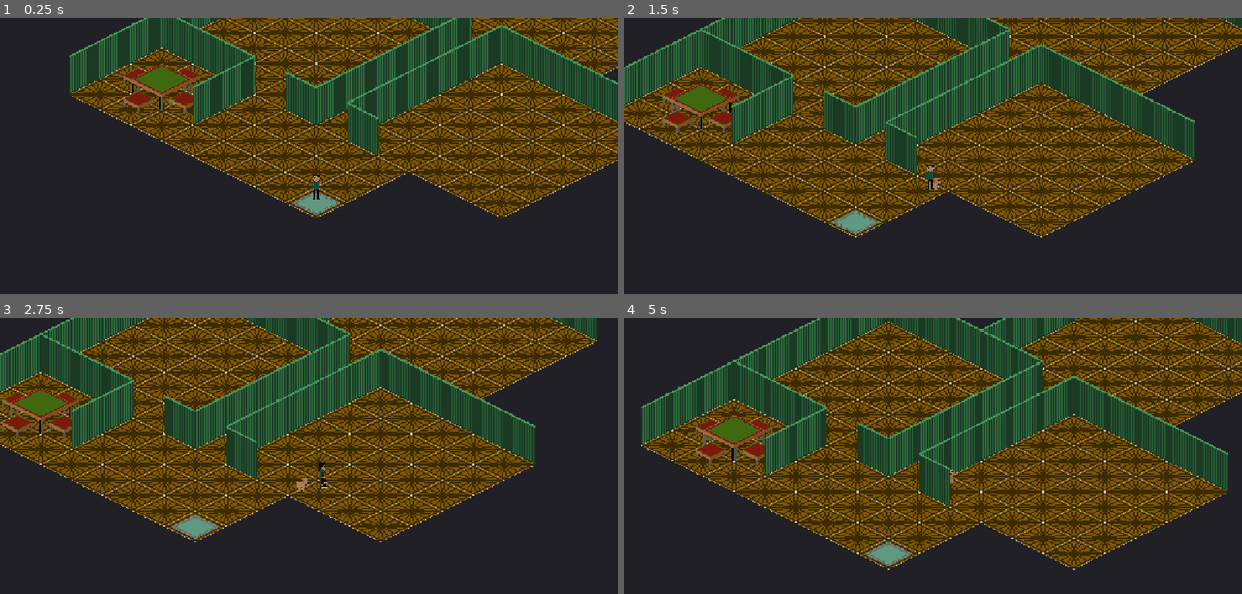
Above: before the commit, frames 1-4 (two rows, left to right).
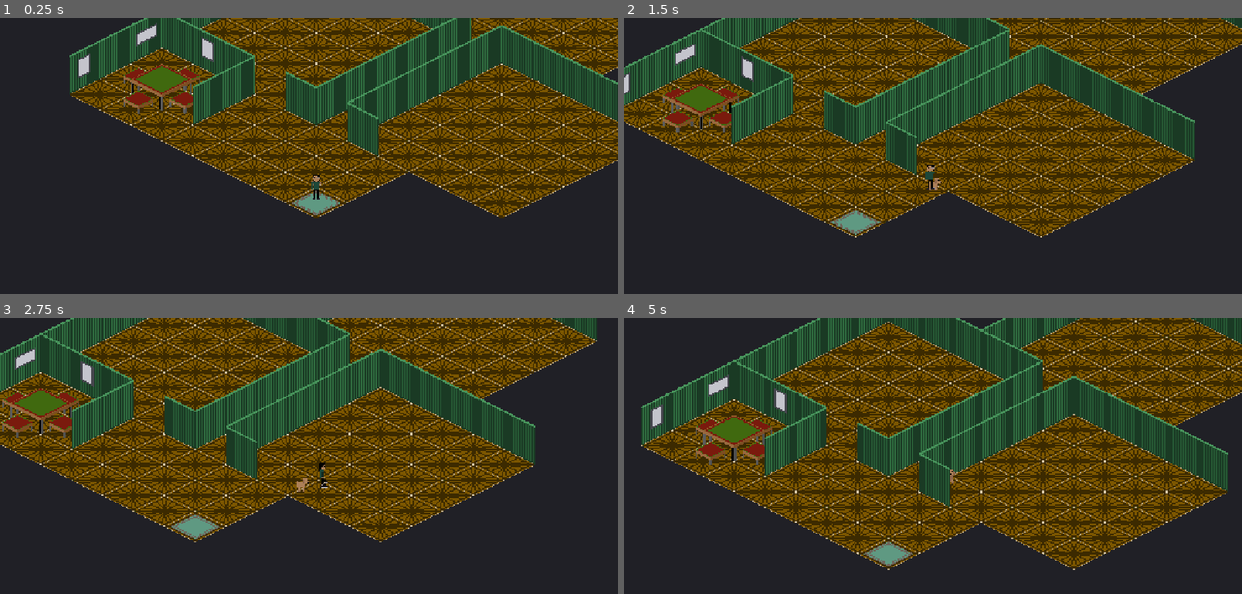
Above: after the commit, the same moments.

Repository: deets-137/DeetsLife
Game: Godot game, scene res://scenes/main.tscn
The game is run twice, just before and just after one commit, with the same random seed, the same clock (stepped at 60 frames per second) and the same inputs.
Inputs:
- Up to frame 1 (0.25 s): no input
- Up to frame 2 (1.5 s): hold D (move_right) 0.53-1.28 s; hold S (move_down) from 1.28 s (still down)
- Up to frame 3 (2.75 s): release S (move_down) at 2.03 s; hold D (move_right) from 2.03 s (still down)
- Up to frame 4 (5 s): release D (move_right) at 2.78 s; hold W (move_up) 2.78-3.53 s; hold A (move_left) from 3.53 s (still down)

The runs differ from the first frame. In frame 1, 0.4% of the frame differs, in the area x 12-35%, y 1-22%; in frame 2, 0.4%; in frame 3, 0.3%; in frame 4, 0.5%, in the area x 4-27%, y 20-41%.

Commit message:
Seal mahjong cluster colliders; wall-hung art system with 3 frames in room C
Prop colliders now match footprints (table 0.5, stools 0.25) — smaller
colliders left corner pockets between adjacent stools and slots along the
table edge that the player's feet box could wedge into, standing visually
inside the furniture. Verified headless: 16-angle push probe (deepest reach
now outside the stool ring) plus a full-speed lap of the table through every
lane of the 3x3 room.

New WALL_ART table in room.gd hangs per-wall-tile 64x112 overlay PNGs through
the existing wall-strip pipeline (+0.25px sort bias: over the wall, behind
anyone in the room). Room C gets three sheared graybox frames awaiting
Aditya's art: portrait + landscape on the NW wall, portrait mid-NE wall.
Contract documented in PIXEL_ART_GUIDE § Per-room assets.

Co-Authored-By: Claude Fable 5 <noreply@anthropic.com>

Diff:
--- a/game/scripts/room.gd
+++ b/game/scripts/room.gd
@@ -32,15 +32,27 @@
 ## Props: sprite from assets/props/<tex>.png, bottom-center anchored at the south
 ## corner of a square footprint centered on "at" (fractional tile coords are fine —
 ## the stools sit tucked toward the table, a quarter tile off their tile's center).
-## "half" = footprint half-extent in tiles; "collider_half" = the solid diamond
-## (smaller than the sprite, so walk lanes past a prop stay comfortable).
-## The stools' colliders will toggle off when sitting gets built.
+## "half" = footprint half-extent in tiles; "collider_half" = the solid diamond.
+## Colliders match footprints so the stool edges seal against the table edge —
+## smaller colliders leave corner pockets the player can wedge into, standing
+## visually inside the furniture. The stools' colliders will toggle off when
+## sitting gets built.
 const PROPS := [
-	{ "tex": "mahjong_table", "at": Vector2(-2.0, 1.0), "half": 0.5, "collider_half": 0.45 },
-	{ "tex": "mahjong_chair", "at": Vector2(-2.0, 0.25), "half": 0.25, "collider_half": 0.175 },  # NE seat
-	{ "tex": "mahjong_chair", "at": Vector2(-2.0, 1.75), "half": 0.25, "collider_half": 0.175 },  # SW seat
-	{ "tex": "mahjong_chair", "at": Vector2(-2.75, 1.0), "half": 0.25, "collider_half": 0.175 },  # NW seat
-	{ "tex": "mahjong_chair", "at": Vector2(-1.25, 1.0), "half": 0.25, "collider_half": 0.175 },  # SE seat
+	{ "tex": "mahjong_table", "at": Vector2(-2.0, 1.0), "half": 0.5, "collider_half": 0.5 },
+	{ "tex": "mahjong_chair", "at": Vector2(-2.0, 0.25), "half": 0.25, "collider_half": 0.25 },  # NE seat
+	{ "tex": "mahjong_chair", "at": Vector2(-2.0, 1.75), "half": 0.25, "collider_half": 0.25 },  # SW seat
+	{ "tex": "mahjong_chair", "at": Vector2(-2.75, 1.0), "half": 0.25, "collider_half": 0.25 },  # NW seat
+	{ "tex": "mahjong_chair", "at": Vector2(-1.25, 1.0), "half": 0.25, "collider_half": 0.25 },  # SE seat
+]
+
+## Wall-hung art: a 64×112 overlay PNG aligned to one wall tile's canvas (same
+## coordinates as that room's wall texture, transparent except the piece), from
+## assets/rooms/<room>/<tex>.png. Rendered through the wall-strip pipeline with a
+## tiny sort bias so it draws over the wall but still behind anyone in the room.
+const WALL_ART := [
+	{ "room": "room_c", "tex": "art_nw_left", "tile": Vector2i(-3, 2), "nw": true },   # portrait, west wall left tile
+	{ "room": "room_c", "tex": "art_nw_right", "tile": Vector2i(-3, 0), "nw": true },  # landscape, west wall right tile
+	{ "room": "room_c", "tex": "art_ne_mid", "tile": Vector2i(-2, 0), "nw": false },   # portrait, east wall middle tile
 ]
 
 @onready var _player: CharacterBody2D = $Player
@@ -59,6 +71,7 @@
 	add_child(_floor_root)
 	for room_name in ROOMS:
 		_build_room(room_name, ROOMS[room_name])
+	_build_wall_art()
 	_build_mat()
 	_build_props()
 	_build_collision()
@@ -123,7 +136,16 @@
 		_add_wall(load(path), t, nw)
 
 
-func _add_wall(tex: Texture2D, t: Vector2i, nw: bool) -> void:
+func _build_wall_art() -> void:
+	# The 0.25px sort bias breaks the Y-sort tie with the wall strips underneath
+	# (art wins) while staying far below any character's feet, which sit several
+	# pixels south of the wall base at minimum.
+	for a in WALL_ART:
+		var tex: Texture2D = load("res://assets/rooms/%s/%s.png" % [a.room, a.tex])
+		_add_wall(tex, a.tile, a.nw, 0.25)
+
+
+func _add_wall(tex: Texture2D, t: Vector2i, nw: bool, sort_bias := 0.0) -> void:
 	# Each wall tile is sliced into vertical strips, each Y-sorted at its own
 	# piece of the sloping base line. One sprite per tile would sort by the base
 	# midpoint, and the base spans 32px of Y — so anything standing near the
@@ -141,6 +163,7 @@
 			s.position = Vector2(c.x - 64 + i * w, c.y - strip_mid * 0.5)
 		else:   # base runs from (c.x, c.y-32) down to (c.x+64, c.y)
 			s.position = Vector2(c.x + i * w, c.y - 32 + strip_mid * 0.5)
+		s.position.y += sort_bias
 		s.offset = Vector2(0, (c.y - WALL_PX_H) - s.position.y)
 		add_child(s)
 
Binary file added: game/assets/rooms/room_c/art_ne_mid.png
Not shown, added: game/assets/rooms/room_c/art_ne_mid.png.import
Binary file added: game/assets/rooms/room_c/art_nw_left.png
Not shown, added: game/assets/rooms/room_c/art_nw_left.png.import
Binary file added: game/assets/rooms/room_c/art_nw_right.png
Not shown, added: game/assets/rooms/room_c/art_nw_right.png.import
Not shown, changed: CLAUDE.md
Not shown, changed: docs/BUILD_PLAN.md
Not shown, changed: docs/PIXEL_ART_GUIDE.md
